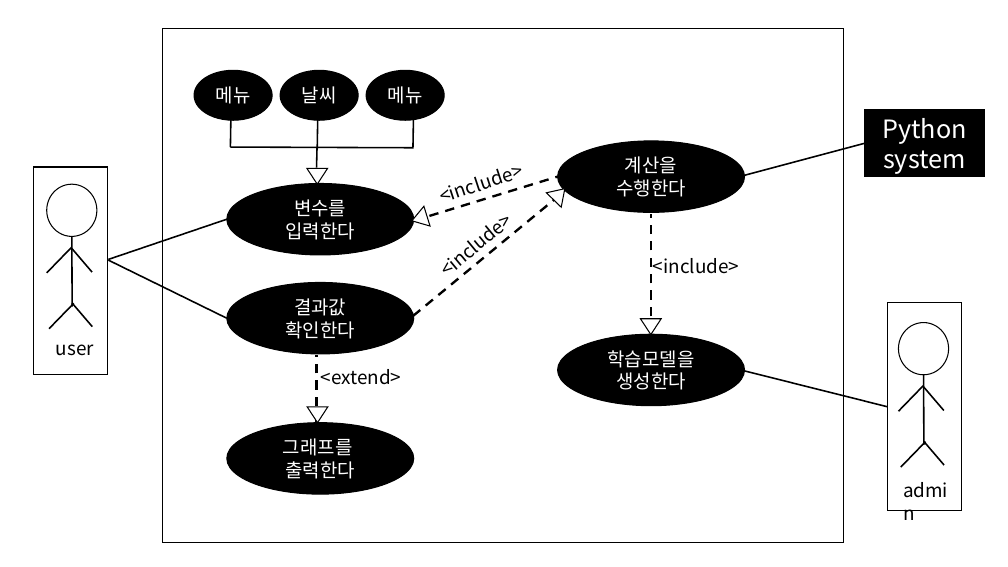
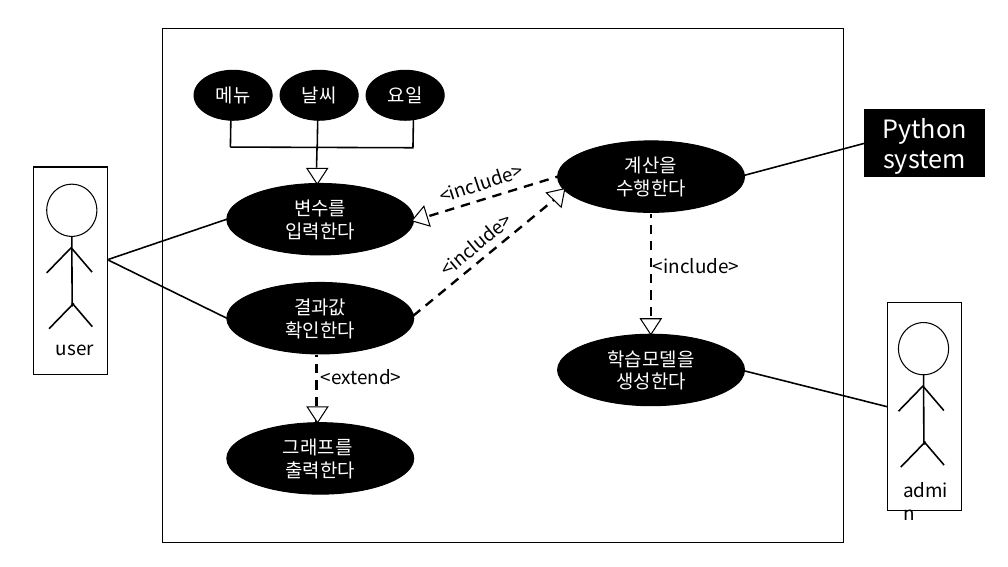
Before and after one commit to xogns8121/test, a slide deck: slide 1 of 유스케이스 다이어그램.pptx. Drawn at 1008x567 pixels with LibreOffice and Linux fonts; fonts in the diff are those of the drawing. Boxes give left, top, right and bottom in pixels: in the first picture for what was removed or moved away, otherwise in the second. Text is boxed around its words. In the diff, an @@ line names an element or a change of style, - is before the commit and + after.

```diff
--- a/유스케이스 다이어그램.pptx
+++ b/유스케이스 다이어그램.pptx
@@ text in ellipse at <box>388,86,423,104</box>: text changed @@
-메뉴
+요일
```
